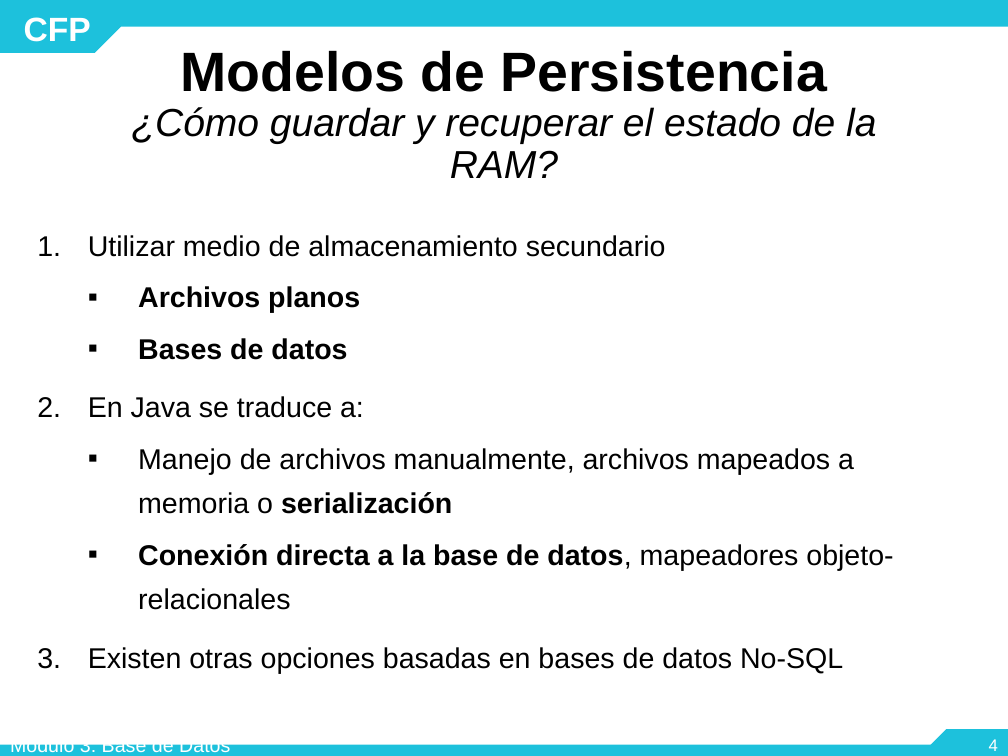
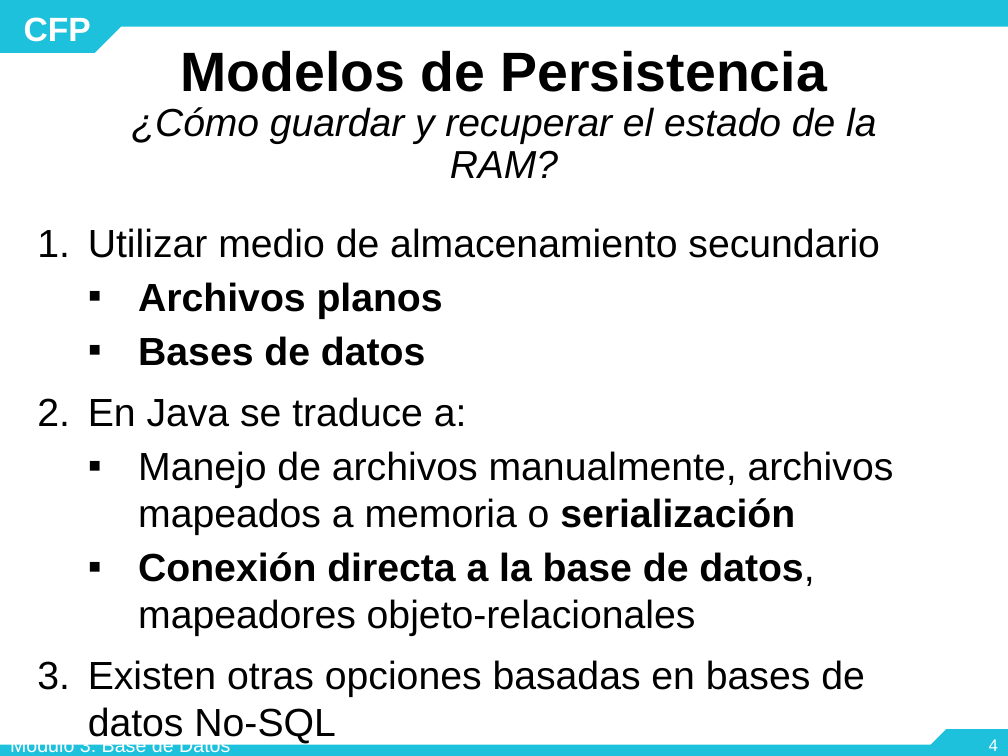
Before and after one commit to mariela21180/concesionaria, a slide deck: slide 4 of modulo6/6.1.1/- Teoria/6.1.1. Conexión API-DB.pptx. Drawn at 1008x756 pixels with LibreOffice and Linux fonts; fonts in the diff are those of the drawing; background and template pictures are left out. Boxes give left, top, right and bottom in pixels: in the first picture for what was removed or moved away, otherwise in the second. Text is boxed around its words. In the diff, an @@ line names an element or a change of style, - is before the commit and + after.

```diff
--- a/modulo6/6.1.1/- Teoria/6.1.1. Conexión API-DB.pptx
+++ b/modulo6/6.1.1/- Teoria/6.1.1. Conexión API-DB.pptx
@@ text "Utilizar medio de almacenamiento secundario" at box(88, 228, 894, 744): size 20.4 to 28 pt; line spacing 1.3 to 1 @@
```
Also in this commit, not shown: 12 other slides changed.
